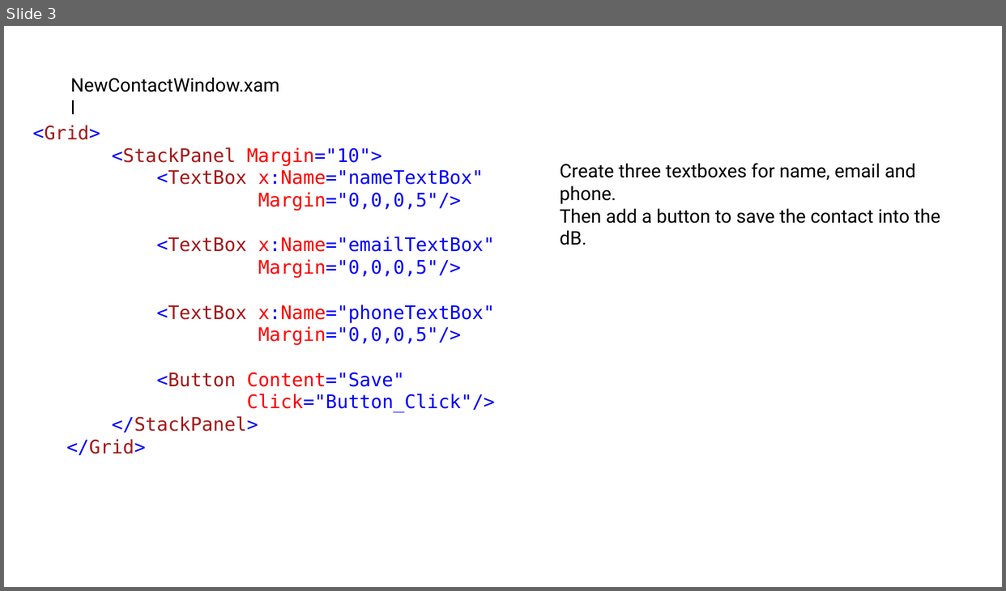
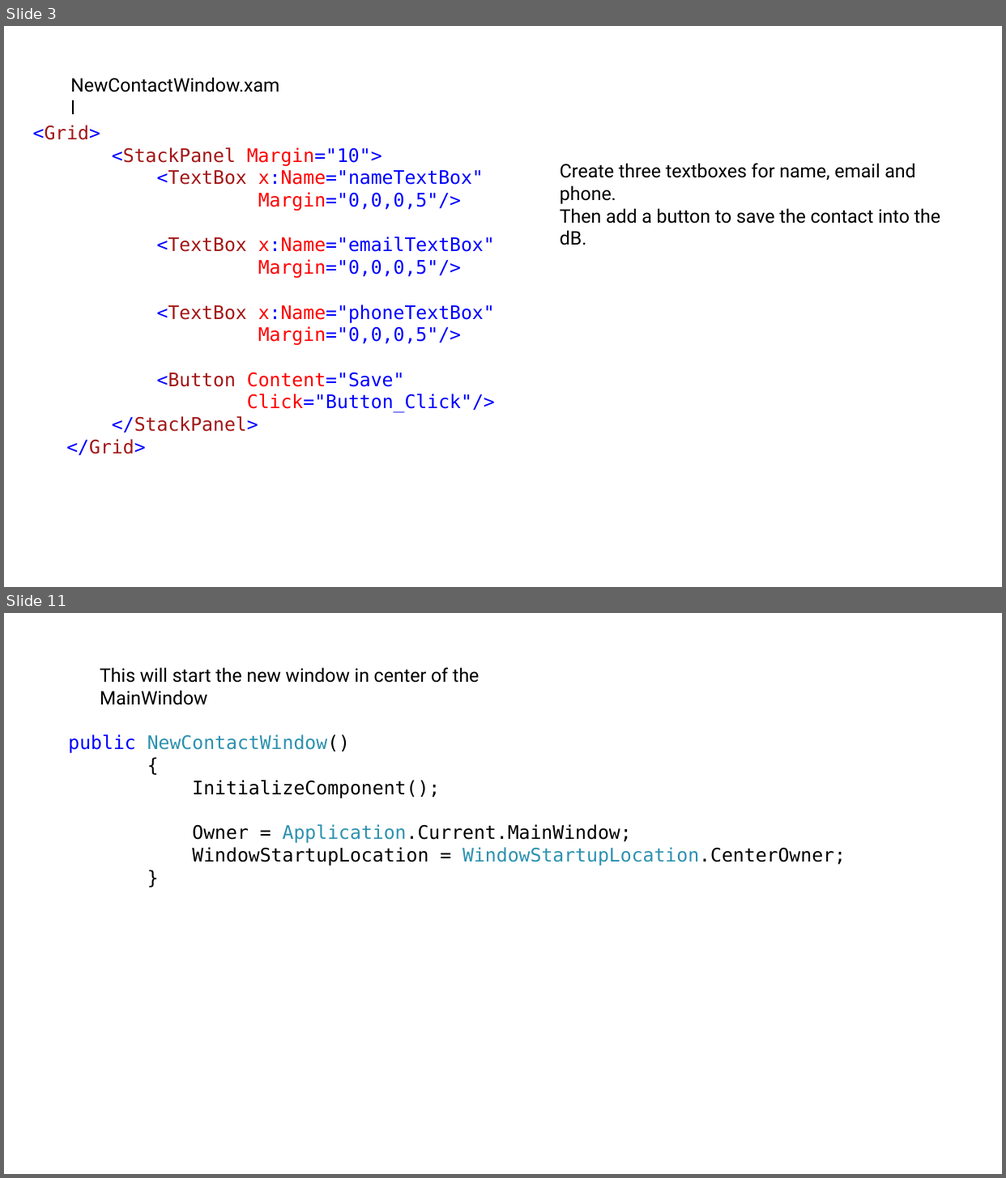
Before and after one commit to DanielZdebski/Simple-Calculator, a slide deck: Desktop Contacts App/Presentation/Desktop Contact App.pptx. Shown one above the other, each under a label of ours: slide 3 before the commit, slides 3 and 11 after it; the slides between them are not shown. The pictures are 1006x591 and 1006x1178 pixels, drawn with LibreOffice and Linux fonts; fonts in the diff are those of the drawing. Boxes give left, top, right and bottom in pixels: in the first picture for what was removed or moved away, otherwise in the second. Text is boxed around its words. In the diff, an @@ line names an element or a change of style, - is before the commit and + after.

```diff
--- a/Desktop Contacts App/Presentation/Desktop Contact App.pptx
+++ b/Desktop Contacts App/Presentation/Desktop Contact App.pptx
@@ slide 11 added at (4,613,1002,1174), background #FFFFFF @@
@@ text added at (100,667,479,683), 18 pt, text #000000 @@
+This will start the new window in center of the MainWindow
@@ text added at (68,735,846,866), 18 pt, text #000000 @@
+public NewContactWindow()
+{
+InitializeComponent();
+Owner = Application.Current.MainWindow;
+WindowStartupLocation = WindowStartupLocation.CenterOwner;
+}
```
Also in this commit, not shown: 8 other slides added, 9 slides removed, 5 other files.
